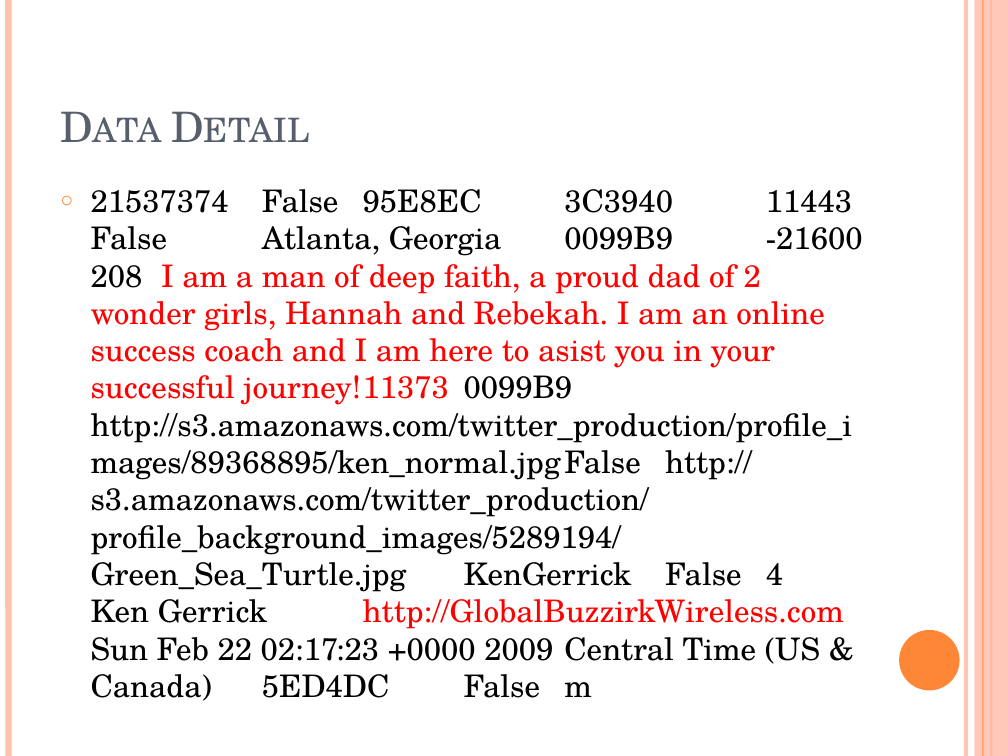
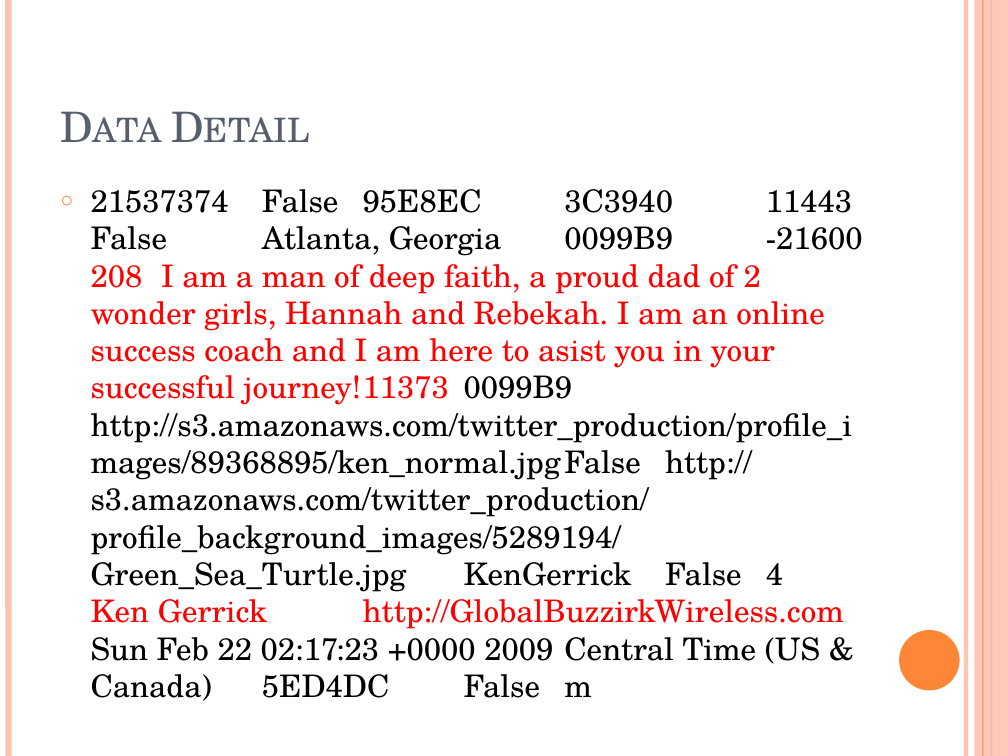
Before and after one commit to ttang10/Organization_Detection_ML, a slide deck: slide 8 of Organization Detection.pptx. Drawn at 1008x756 pixels with LibreOffice and Linux fonts; fonts in the diff are those of the drawing. Boxes give left, top, right and bottom in pixels: in the first picture for what was removed or moved away, otherwise in the second. Text is boxed around its words. In the diff, an @@ line names an element or a change of style, - is before the commit and + after.

```diff
--- a/Organization Detection.pptx
+++ b/Organization Detection.pptx
@@ text "21537374 False 95E8EC 3C3940 11443 ..." at box(91, 189, 863, 701): text colour #000000 to #FF0000 in "208 Ken Gerrick" @@
```
Also in this commit, not shown: 3 other slides changed, 47 other files.
